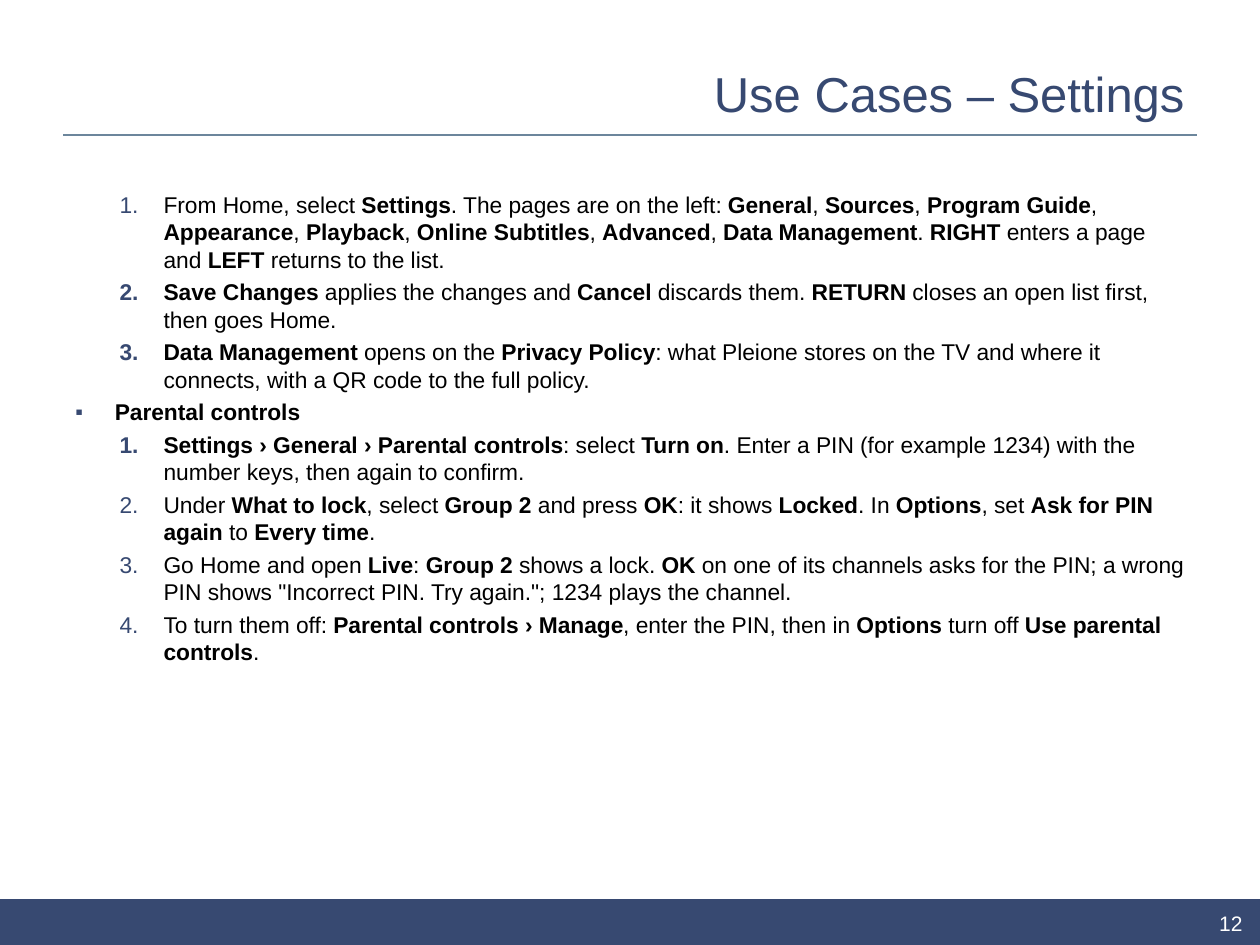
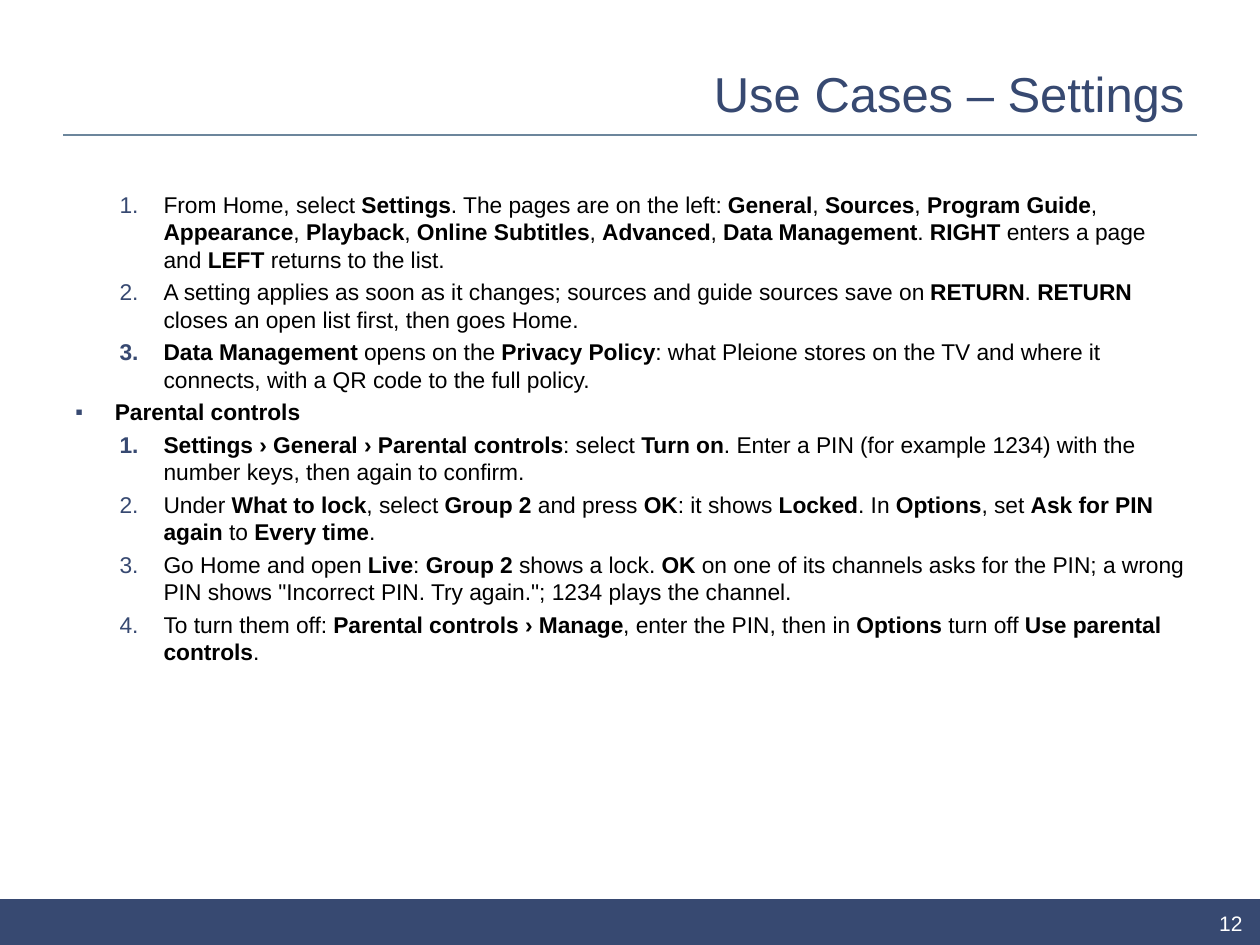
Before and after one commit to ahmedsaed/pleione, a slide deck: slide 12 of store/samsung/ui-description.pptx. Drawn at 1260x945 pixels with LibreOffice and Linux fonts; fonts in the diff are those of the drawing; background and template pictures are left out. Boxes give left, top, right and bottom in pixels: in the first picture for what was removed or moved away, otherwise in the second. Text is boxed around its words. In the diff, an @@ line names an element or a change of style, - is before the commit and + after.

Commit message:
Update the store materials for 2.6.1
The Samsung UI description and both stores' screenshots showed 2.3.0:
Save Changes and Cancel in Settings, the old Settings look and a
24-hour clock. They now match 2.6.1.

- The deck gains a 1.1 revision, steps that save with RETURN, the
  picked-source behavior on Home, the Time format setting, and new
  captures of Home, Live, Guide, Player, Search, Settings and Data
  Management with their callouts moved to the new layout.
- The Samsung listing answers AVPlay for the Player API, which plays
  streams on Tizen 8 and later since 2.6.0.
- screenshots:store --samsung also captures Data Management and the
  privacy notice, which the deck uses and nothing regenerated.

```diff
--- a/store/samsung/ui-description.pptx
+++ b/store/samsung/ui-description.pptx
@@ text at box(164, 283, 1132, 333): text changed @@
-  2. Save Changes applies the changes and Cancel discards them. RETURN closes an open list first, then goes Home.
+  2. A setting applies as soon as it changes; sources and guide sources save on RETURN. RETURN closes an open list first, then goes Home.
```
Also in this commit, not shown: 10 other slides changed, 24 other files.
